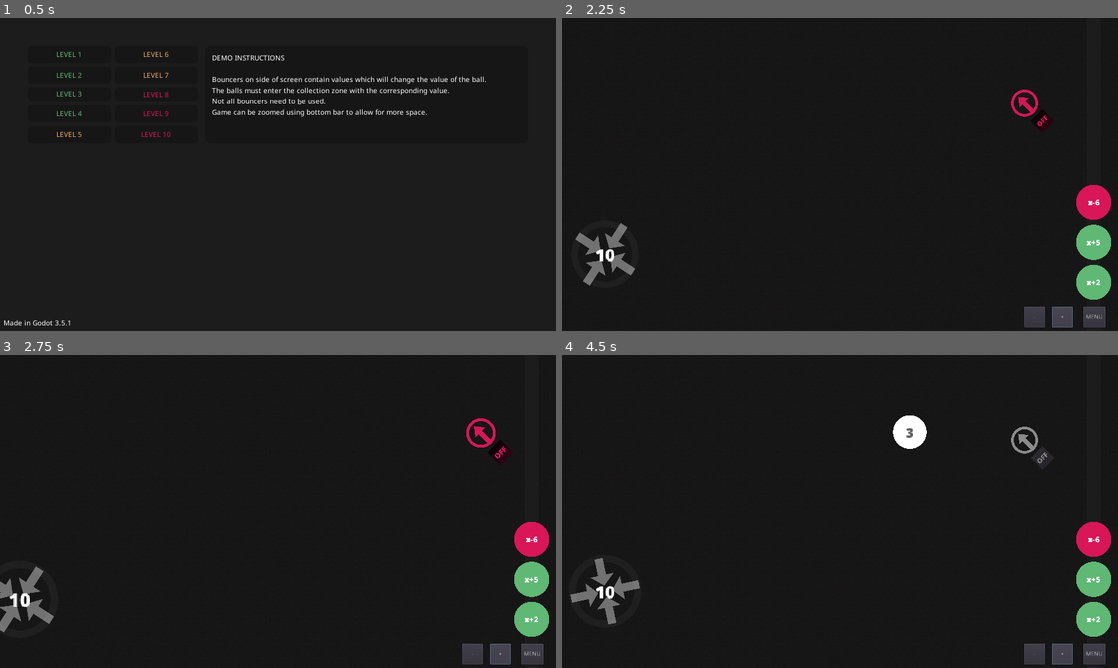
Above: before the commit, frames 1-4 (two rows, left to right).
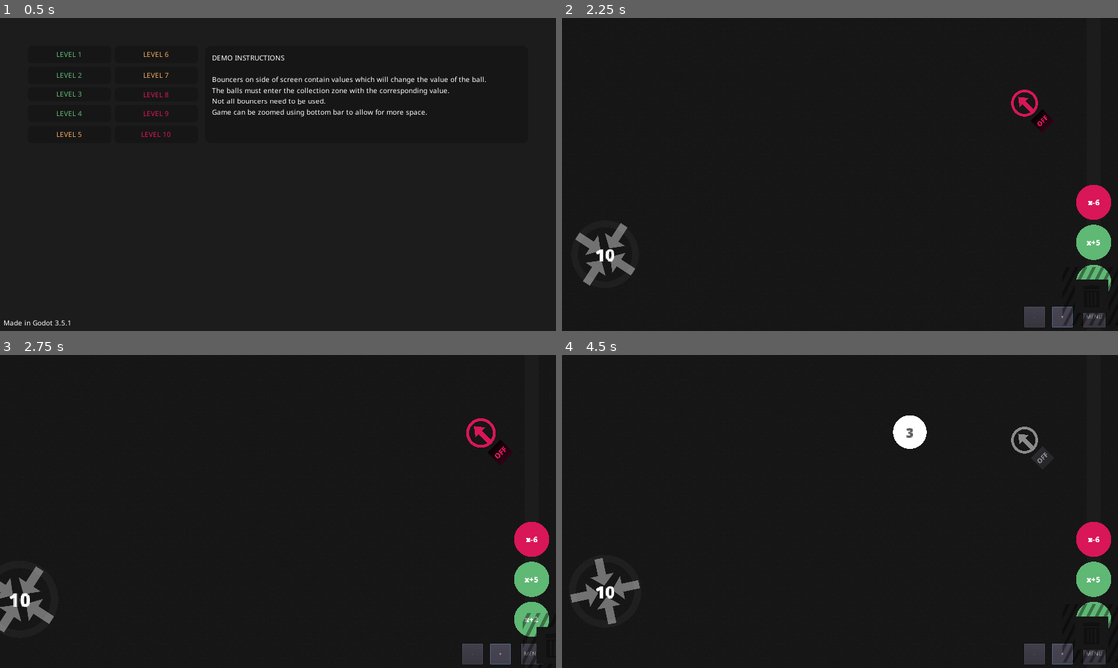
Above: after the commit, the same moments.

Repository: Masonzk/2023TSAVGDSOURCE
Game: Godot game, scene res://Scenes/Menu.tscn
The game is run twice, just before and just after one commit, with the same random seed, the same clock (stepped at 60 frames per second) and the same inputs.
Inputs:
- Up to frame 1 (0.5 s): no input
- Up to frame 2 (2.25 s): click "LEVEL 1" at 0.5 s; click "OFF" at 1.25 s; click "+" at 2 s
- Up to frame 3 (2.75 s): no input
- Up to frame 4 (4.5 s): click "-" at 2.75 s; click "OFF" at 3.5 s; click "+" at 4.25 s

Frame 1 is identical in both runs. In frame 2, 0.6% of the frame differs, in the area x 90-99%, y 79-99%; in frame 3, 0.3%; in frame 4, 0.6%.

Commit message:
trash system partial

Diff:
--- a/Scenes/Levels/Base.tscn
+++ b/Scenes/Levels/Base.tscn
@@ -1,10 +1,15 @@
-[gd_scene load_steps=6 format=2]
+[gd_scene load_steps=9 format=2]
 
 [ext_resource path="res://Scenes/Emitter.tscn" type="PackedScene" id=1]
 [ext_resource path="res://Scenes/Chalkboard.tscn" type="PackedScene" id=2]
 [ext_resource path="res://Scenes/Collector.tscn" type="PackedScene" id=3]
 [ext_resource path="res://Code/Level.gd" type="Script" id=4]
 [ext_resource path="res://Scenes/Walls.tscn" type="PackedScene" id=5]
+[ext_resource path="res://Textures/free-trash-icon-347-thumb.png" type="Texture" id=6]
+[ext_resource path="res://Textures/d141efea9db2f0fa9948b1fbf2419d7f.png" type="Texture" id=7]
+
+[sub_resource type="RectangleShape2D" id=1]
+extents = Vector2( 56, 56 )
 
 [node name="Base" type="Node2D"]
 script = ExtResource( 4 )
@@ -78,6 +83,33 @@
 margin_bottom = 712.0
 text = "-"
 
+[node name="Trash" type="StaticBody2D" parent="."]
+position = Vector2( 1120, 592 )
+
+[node name="Area2D" type="Area2D" parent="Trash"]
+
+[node name="CollisionShape2D" type="CollisionShape2D" parent="Trash"]
+shape = SubResource( 1 )
+
+[node name="Polygon2D" type="Polygon2D" parent="Trash"]
+color = Color( 0.0666667, 0.0666667, 0.0666667, 0.392157 )
+texture = ExtResource( 7 )
+texture_offset = Vector2( 75, 75 )
+texture_scale = Vector2( 3, 3 )
+polygon = PoolVector2Array( -56, -56, 56, -56, 56, 56, -56, 56 )
+
+[node name="Polygon2D2" type="Polygon2D" parent="Trash"]
+color = Color( 0.0901961, 0.0901961, 0.0901961, 1 )
+texture_offset = Vector2( 75, 75 )
+texture_scale = Vector2( 3, 3 )
+polygon = PoolVector2Array( -32, -32, 32, -32, 32, 32, -32, 32 )
+
+[node name="Sprite" type="Sprite" parent="Trash"]
+modulate = Color( 1, 1, 1, 0.301961 )
+position = Vector2( 9.53674e-07, 2.47955e-05 )
+scale = Vector2( 0.0937498, 0.09375 )
+texture = ExtResource( 6 )
+
 [connection signal="pressed" from="CanvasLayer/Button" to="." method="_on_Button_pressed"]
 [connection signal="pressed" from="CanvasLayer/ZoomInButton" to="." method="_on_ZoomInButton_pressed"]
 [connection signal="pressed" from="CanvasLayer/ZoomOutButton" to="." method="_on_ZoomOutButton_pressed"]
Binary file added: Textures/free-trash-icon-347-thumb.png
Not shown, added: Textures/free-trash-icon-347-thumb.png.import
